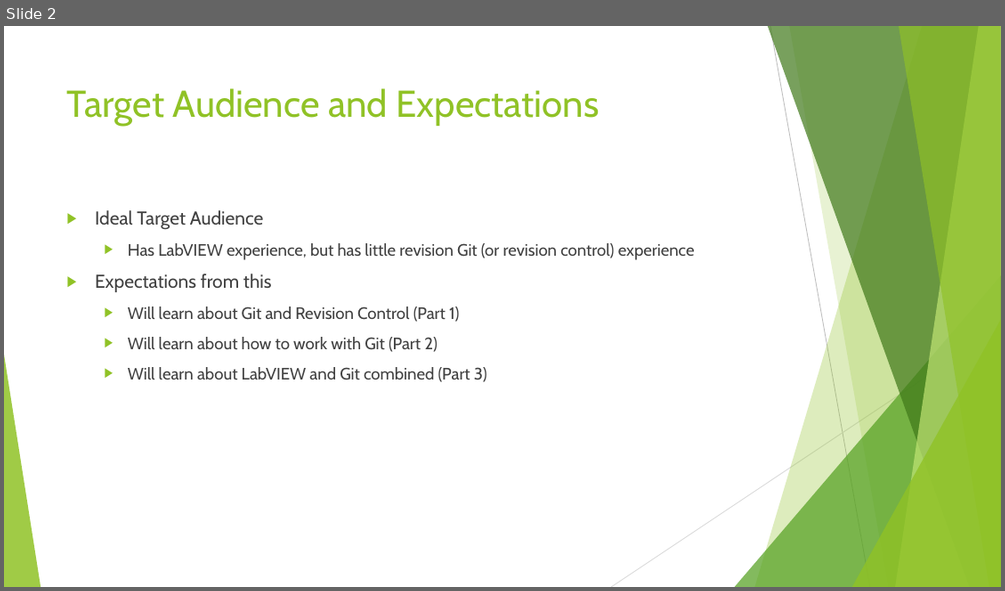
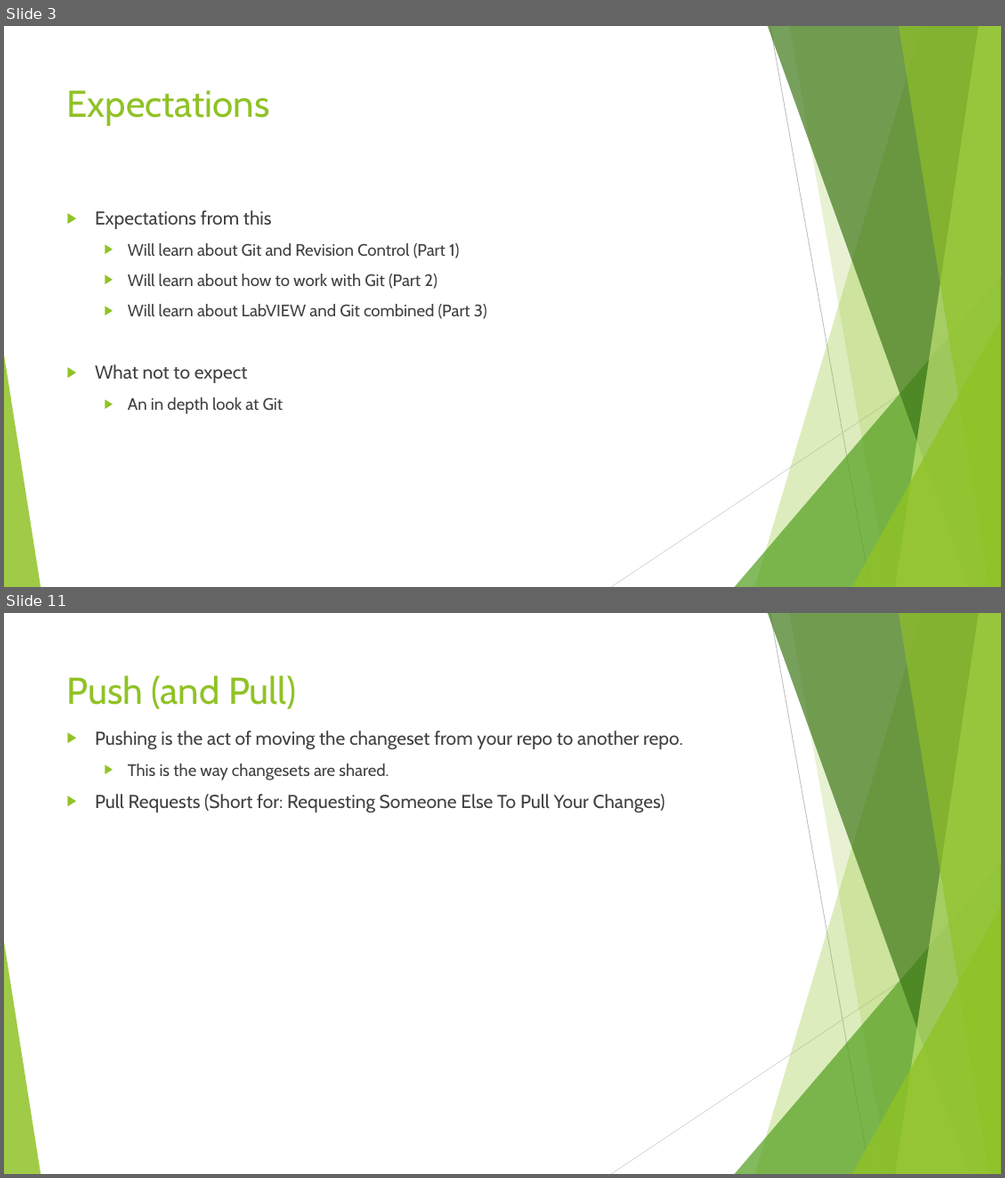
Before and after one commit to sethkaz/git-presentation, a slide deck: Git and LV.pptx. Shown one above the other, each under a label of ours: slide 2 before the commit, slides 3 and 11 after it; the slides between them are not shown. The pictures are 1005x591 and 1005x1178 pixels, drawn with LibreOffice and Linux fonts; fonts in the diff are those of the drawing. Boxes give left, top, right and bottom in pixels: in the first picture for what was removed or moved away, otherwise in the second. Text is boxed around its words. In the diff, an @@ line names an element or a change of style, - is before the commit and + after.

```diff
--- a/Git and LV.pptx
+++ b/Git and LV.pptx
@@ slide 11 added at box(4, 613, 1001, 1174), background #FFFFFF; not listed: 10 template elements that a slide beside it also shows @@
@@ title added at box(67, 675, 296, 709), 36 pt, text #90C226 @@
+Push (and Pull)
@@ text added at box(95, 730, 683, 812), 18 pt, text #404040 @@
+▶ Pushing is the act of moving the changeset from your repo to another repo.
+  ▶ This is the way changesets are shared.
+▶ Pull Requests (Short for: Requesting Someone Else To Pull Your Changes)
@@ what was slide 2 is now slide 3 @@
@@ slide 3 changed as well @@
@@ title at box(67, 90, 270, 126): text changed @@
-Target Audience and Expectations
+Expectations
@@ text at box(95, 210, 695, 260): paragraphs removed @@
-▶ Ideal Target Audience
-  ▶ Has LabVIEW experience, but has little revision Git (or revision control) experience
@@ text at box(95, 364, 283, 414): paragraphs added @@
+▶ What not to expect
+  ▶ An in depth look at Git
```
Also in this commit, not shown: 1 other slide changed, 10 other slides added, 1 slide removed.
